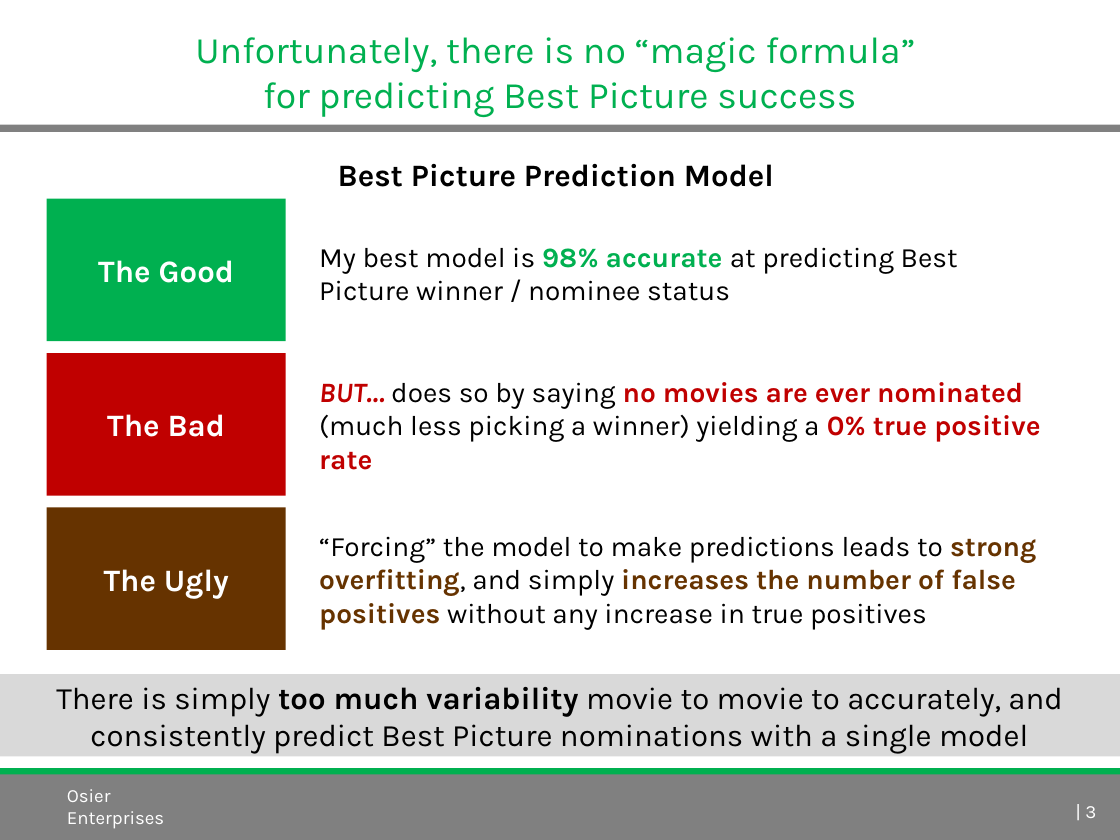
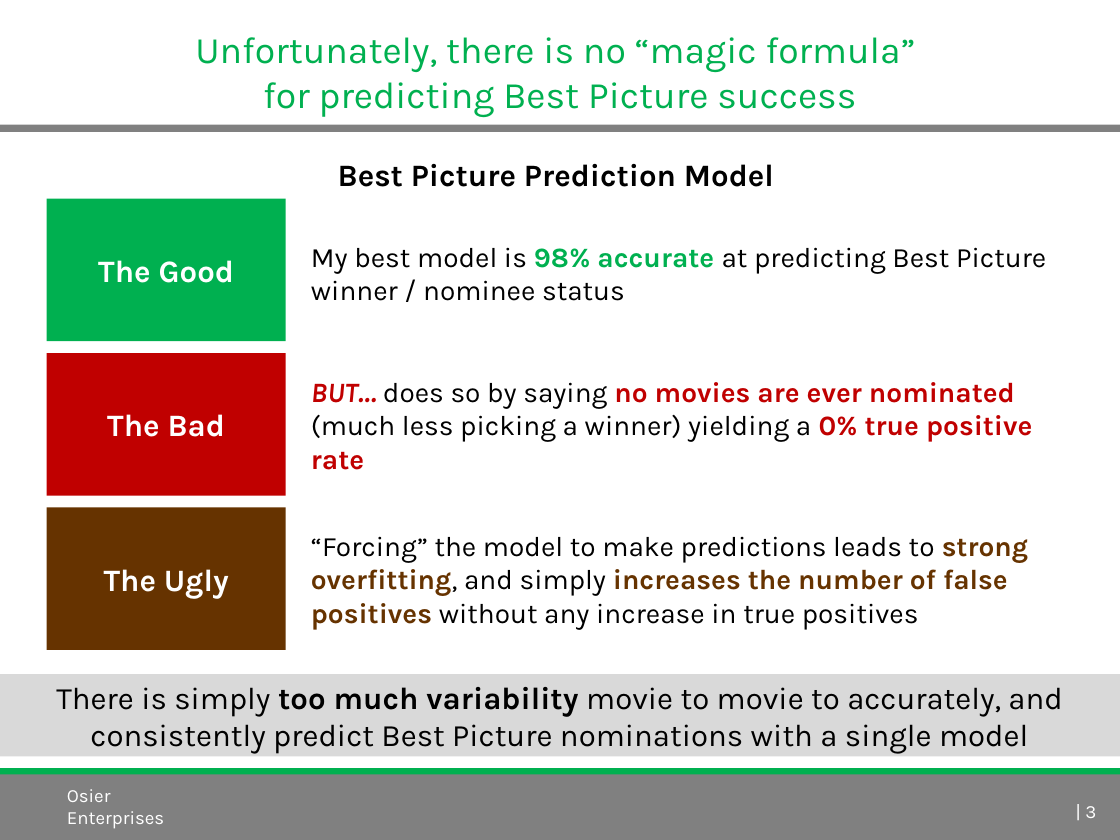
Before and after one commit to sosier/Predicting_Best_Picture_Winners_Nominees, a slide deck: slide 3 of Predicting Best Picture Nominees and Winners v1.0.pptx. Drawn at 1120x840 pixels with LibreOffice and Linux fonts; fonts in the diff are those of the drawing; background and template pictures are left out. Boxes give left, top, right and bottom in pixels: in the first picture for what was removed or moved away, otherwise in the second. Text is boxed around its words. In the diff, an @@ line names an element or a change of style, - is before the commit and + after.

```diff
--- a/Predicting Best Picture Nominees and Winners v1.0.pptx
+++ b/Predicting Best Picture Nominees and Winners v1.0.pptx
@@ text "My best model is 98% ..." rewrapped from [319, 247, 958, 301] to [311, 247, 1046, 301] @@
@@ text "BUT… does so by saying ...": place and size @@
-text "BUT… does so by saying ..." at [319, 382, 1040, 470]
+text "BUT… does so by saying ..." at [311, 382, 1032, 470]
@@ text "“Forcing” the model to make ...": place and size @@
-text "“Forcing” the model to make ..." at [319, 536, 1036, 630]
+text "“Forcing” the model to make ..." at [311, 536, 1028, 630]
```
Also in this commit, not shown: 2 other slides changed, 1 other file.
